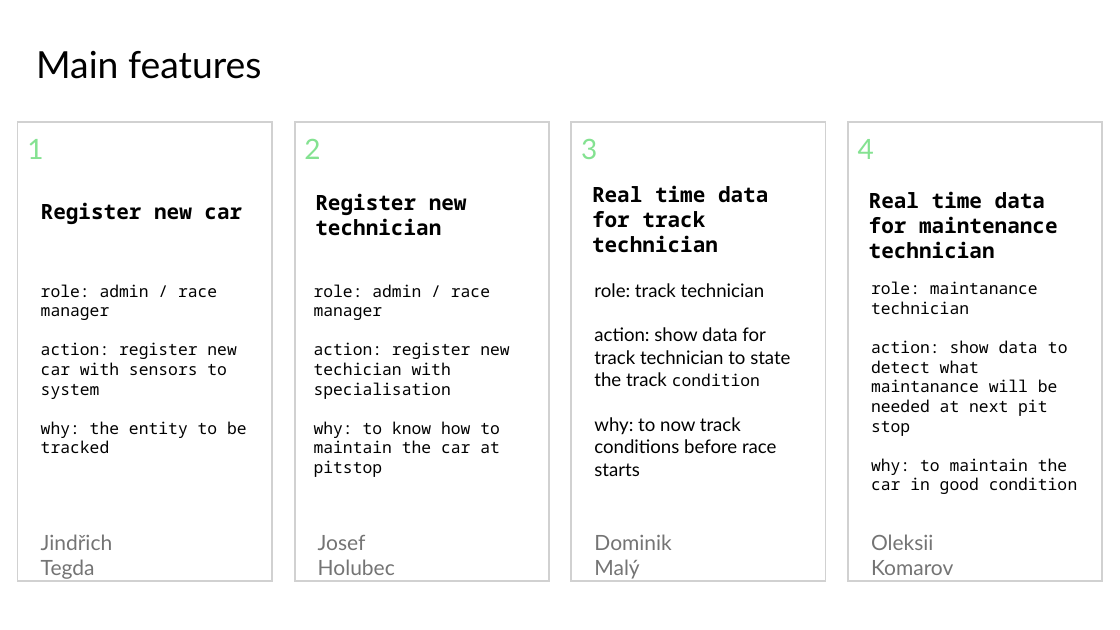
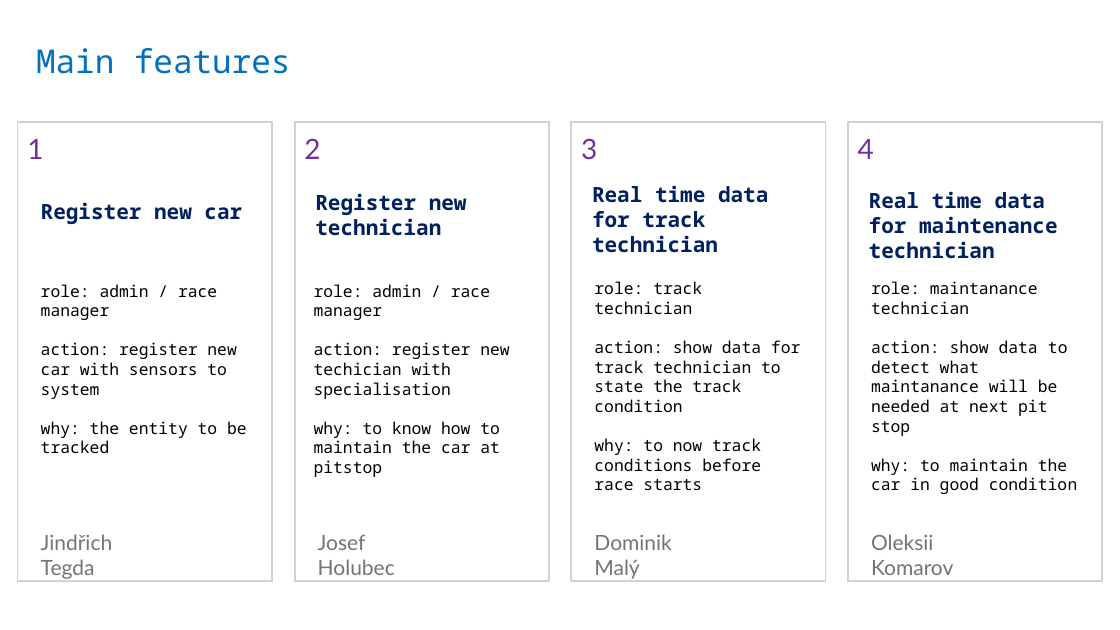
Before and after one commit to alexeykko/rct-project-nswi130, a slide deck: slide 2 of RacingCarTrackerPresentation.pptx. Drawn at 1120x630 pixels with LibreOffice and Linux fonts; fonts in the diff are those of the drawing. Boxes give left, top, right and bottom in pixels: in the first picture for what was removed or moved away, otherwise in the second. Text is boxed around its words. In the diff, an @@ line names an element or a change of style, - is before the commit and + after.

```diff
--- a/RacingCarTrackerPresentation.pptx
+++ b/RacingCarTrackerPresentation.pptx
@@ text "Main features" at [36, 48, 291, 74]: size 32 to 28 pt, font Lato to Noto Sans Mono, text colour #000000 to #0070C0 @@
@@ text colour #84E291 to #7030A0 in 4 elements at [27, 139, 43, 159], [304, 138, 320, 159], [581, 138, 597, 159], [858, 139, 874, 159] @@
@@ text colour #000000 to #002060 in 4 elements at [41, 202, 242, 224], [315, 193, 467, 236], [592, 185, 768, 253], [869, 191, 1058, 259] @@
@@ text "role: track technician" at [594, 281, 800, 490]: size 16 to 14 pt, font Lato to Noto Sans Mono @@
```
Also in this commit, not shown: 22 other slides changed.
